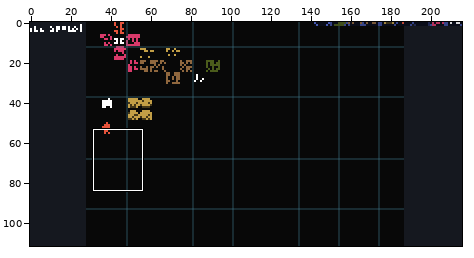
Sprite sheet: 12level.png. Above: a wide view before the commit, with the close-up outlined.
Close-up. As it was:
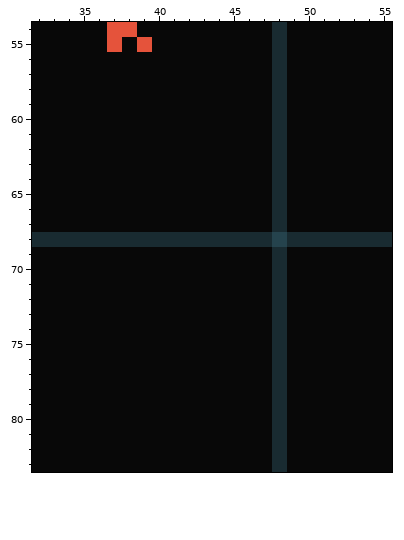
The file is 216x112 pixels. Colours within 5 levels of each other are drawn and written as one. Shown: x 32..55, y 54..83. The commit also changed other parts of the picture, which this record leaves out.
Once edited:
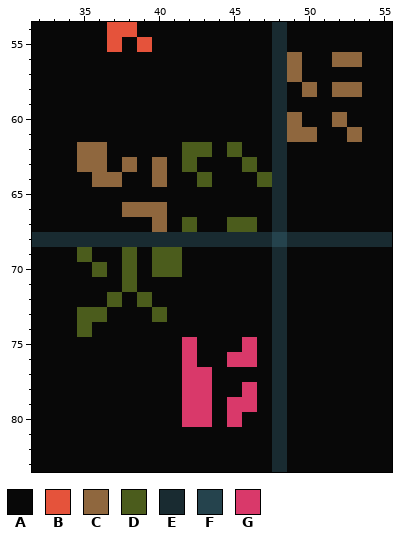
Palette (. is transparent): A #080808  B #e5533b  C #8f673e  D #4b5c1c  E #192b31  F #25434d  G #d9396a
Difference:
y 56: x 49 A -> C; x 52..53 AA -> CC
y 57: x 49 A -> C
y 58: x 50 A -> C; x 52..53 AA -> CC
y 60: x 49 A -> C; x 52 A -> C
y 61: x 49..50 AA -> CC; x 53 A -> C
y 62: x 35..36 AA -> CC; x 42..43 AA -> DD; x 45 A -> D
y 63: x 35..36 AA -> CC; x 38 A -> C; x 40 A -> C; x 42 A -> D; x 46 A -> D
y 64: x 36..37 AA -> CC; x 40 A -> C; x 43 A -> D; x 47 A -> D
y 66: x 38..40 AAA -> CCC
y 67: x 40 A -> C; x 42 A -> D; x 45..46 AA -> DD
y 69: x 35 A -> D; x 38 A -> D; x 40..41 AA -> DD
y 70: x 36 A -> D; x 38 A -> D; x 40..41 AA -> DD
y 71: x 38 A -> D
y 72: x 37 A -> D; x 39 A -> D
y 73: x 35..36 AA -> DD; x 40 A -> D
y 74: x 35 A -> D
y 75: x 42 A -> G; x 46 A -> G
y 76: x 42 A -> G; x 45..46 AA -> GG
y 77: x 42..43 AA -> GG
y 78: x 42..43 AA -> GG; x 46 A -> G
y 79: x 42..43 AA -> GG; x 45..46 AA -> GG
y 80: x 42..43 AA -> GG; x 45 A -> G
